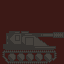
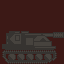
Layer changes from the first 64 x 64 image to the second:
renamed "Clipboard" to "Pasted Layer #1", painted on it over <box>2,34,54,61</box>
